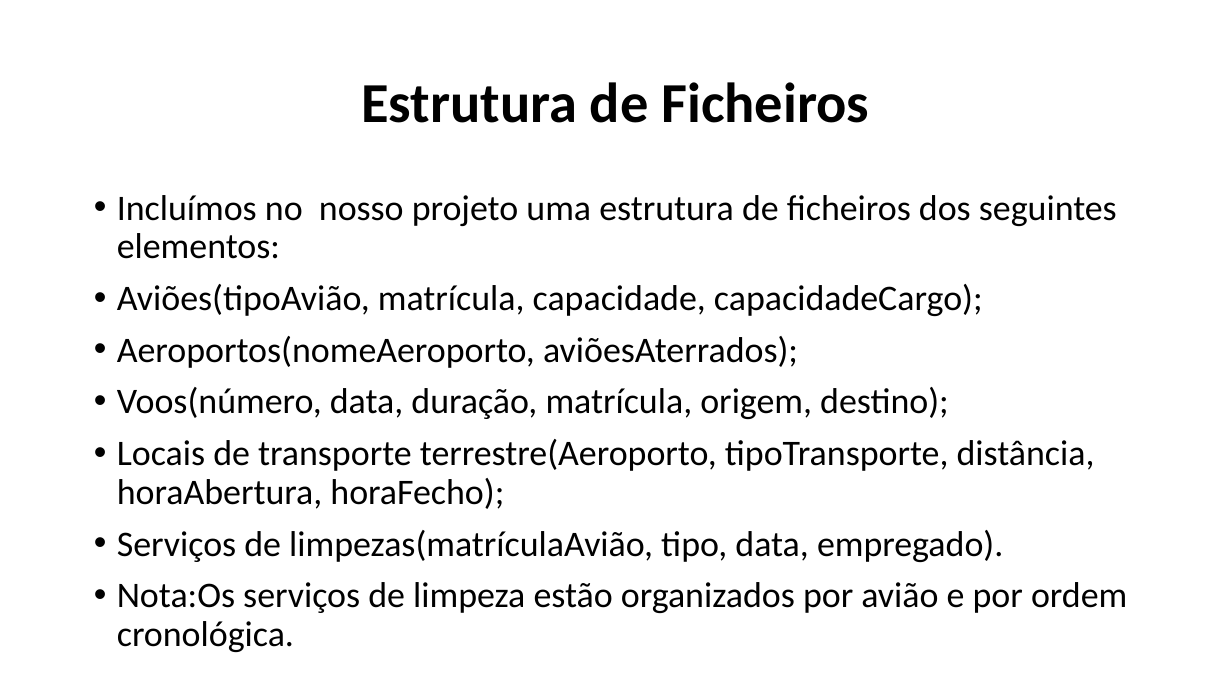
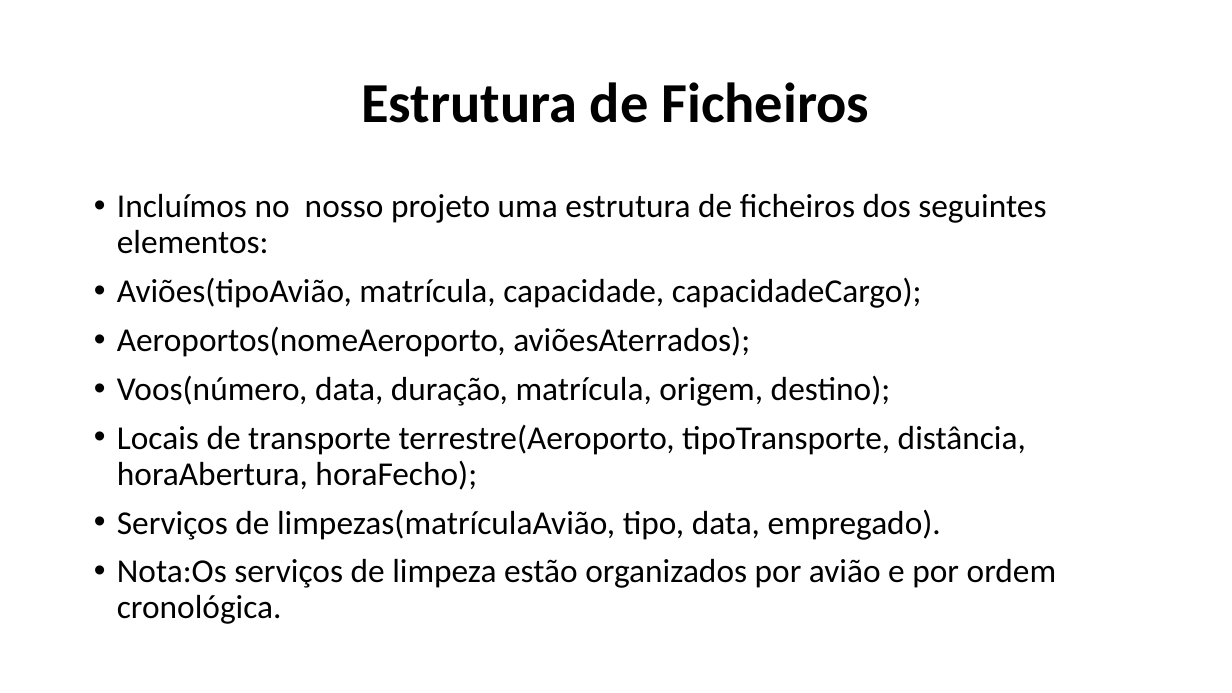
Before and after one commit to Naapperas/feup-aed-proj1, a slide deck: slide 5 of Apresentação.pptx. Drawn at 1232x693 pixels with LibreOffice and Linux fonts; fonts in the diff are those of the drawing. Boxes give left, top, right and bottom in pixels: in the first picture for what was removed or moved away, otherwise in the second. Text is boxed around its words. In the diff, an @@ line names an element or a change of style, - is before the commit and + after.

```diff
--- a/Apresentação.pptx
+++ b/Apresentação.pptx
@@ text "Incluímos no nosso projeto uma ..." at box(117, 194, 1057, 624): size 28 to 26 pt @@
```
Also in this commit, not shown: 5 other slides changed, 1 slide removed, 1 other file.
